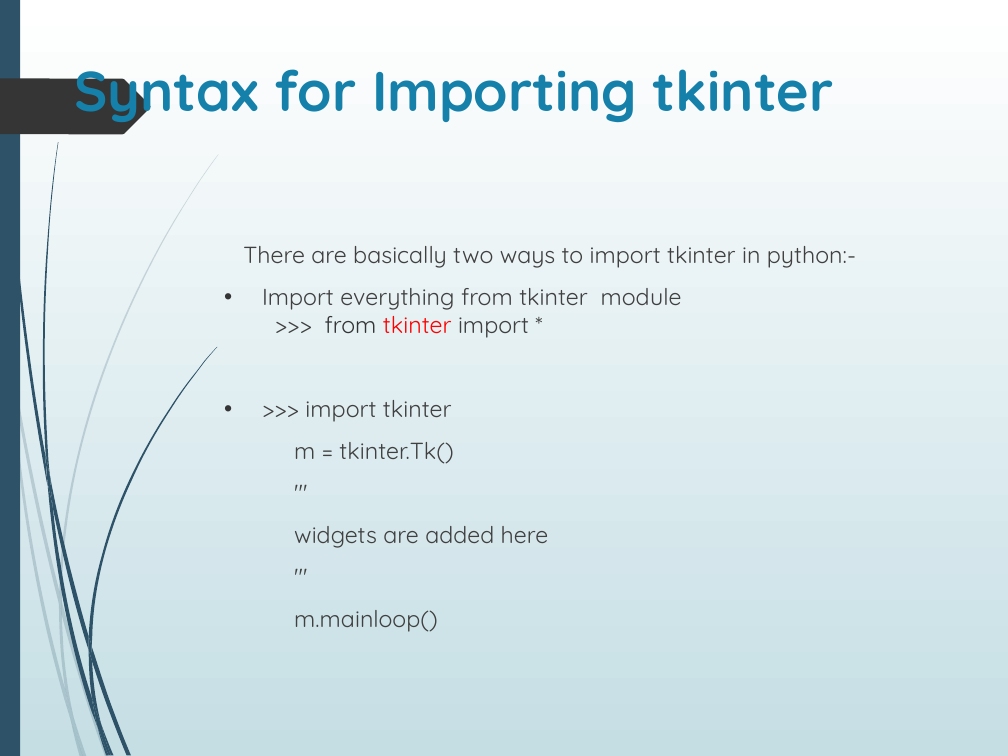
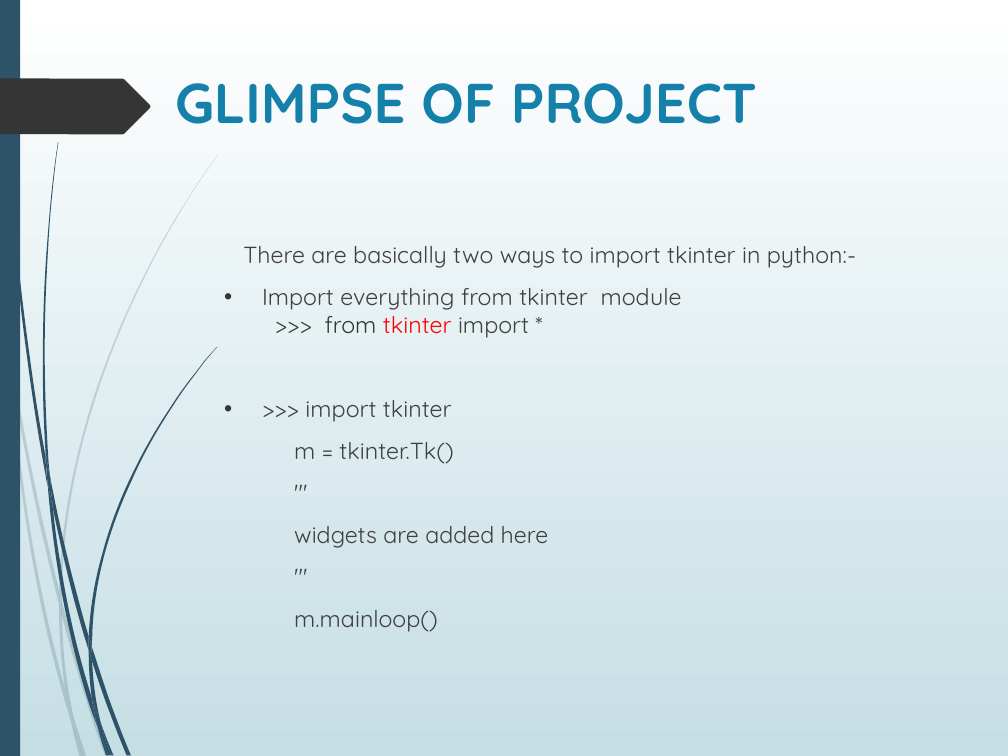
Before and after one commit to aayushi20221/Cloud-Based-Buss-Pass-System, a slide deck: slide 8 of ppt.pptx. Drawn at 1008x756 pixels with LibreOffice and Linux fonts; fonts in the diff are those of the drawing. Boxes give left, top, right and bottom in pixels: in the first picture for what was removed or moved away, otherwise in the second. Text is boxed around its words. In the diff, an @@ line names an element or a change of style, - is before the commit and + after.

```diff
--- a/ppt.pptx
+++ b/ppt.pptx
@@ title at (x1=175, y1=83, x2=757, y2=124): text changed @@
-Syntax for Importing tkinter
+GLIMPSE OF PROJECT
```
Also in this commit, not shown: 1 other slide changed, 1 slide added, 1 slide removed.
